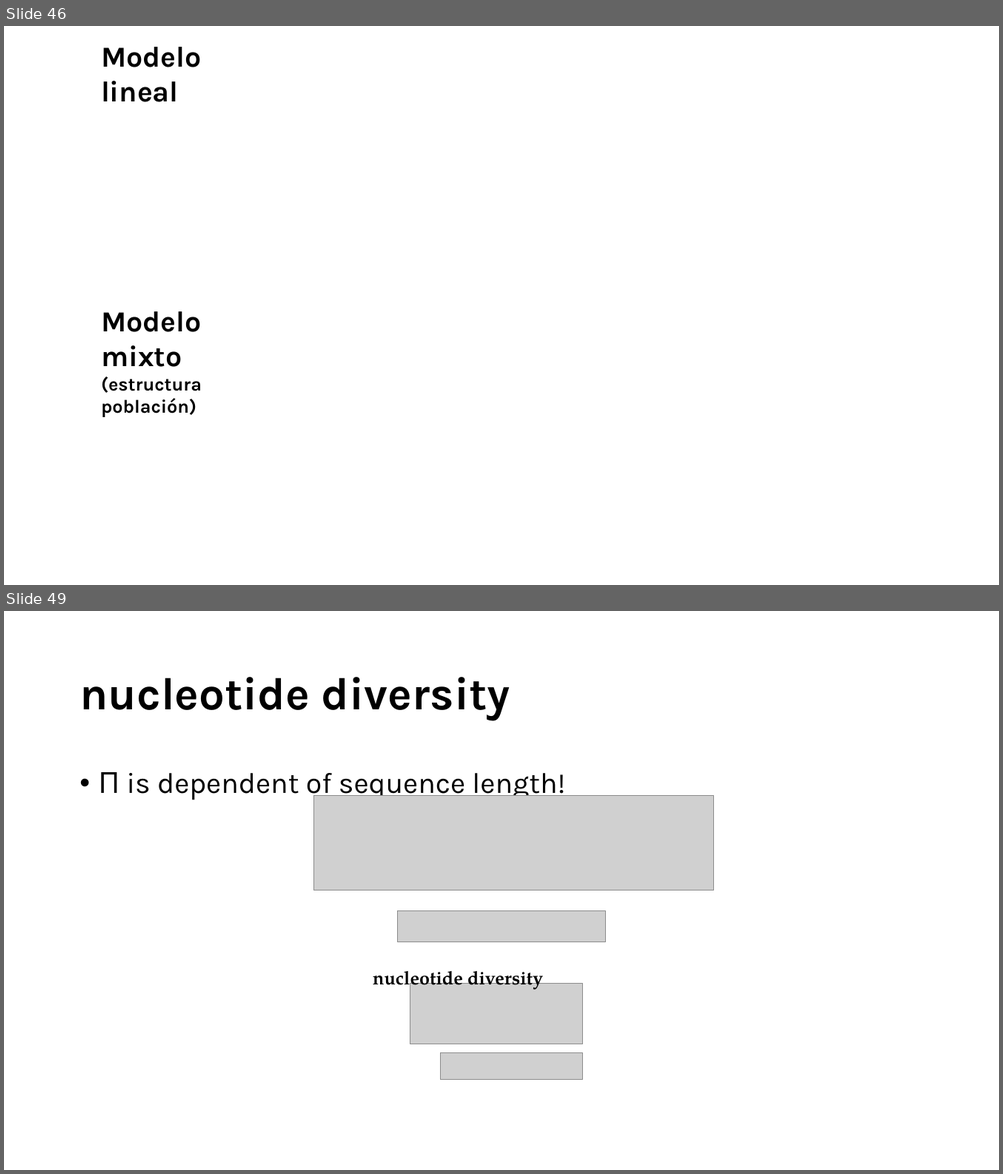
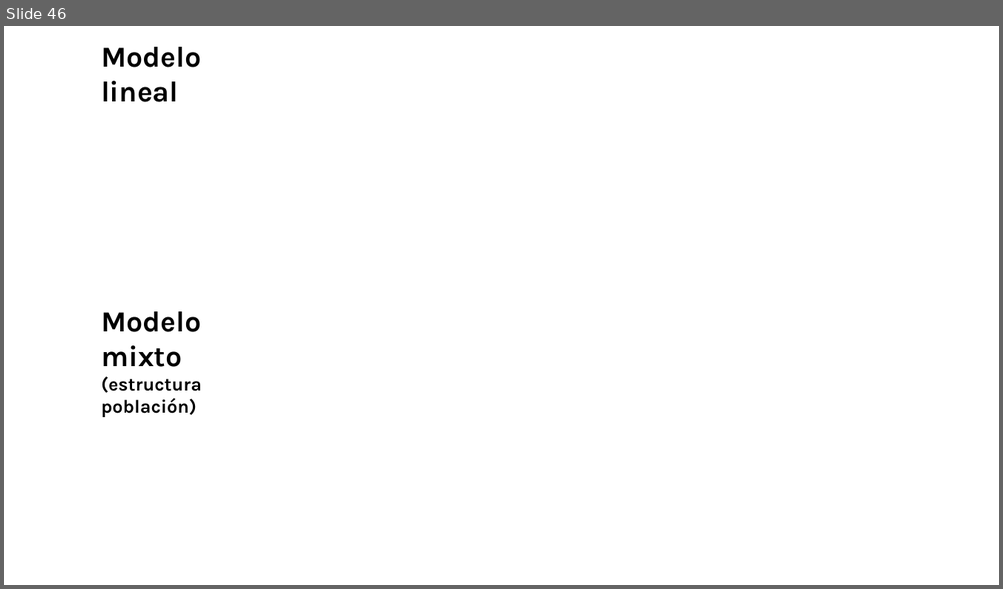
Before and after one commit to ccsosa/Evolutionary_genetics, a slide deck: Semana8/Molecular basis of evolution.pptx. Shown one above the other, each under a label of ours: slides 46 and 49 before the commit, slide 46 after it; the slides between them are not shown. The pictures are 1003x1174 and 1003x589 pixels, drawn with LibreOffice and Linux fonts; fonts in the diff are those of the drawing; grey boxes stand for pictures; background and template pictures are left out. Boxes give left, top, right and bottom in pixels: in the first picture for what was removed or moved away, otherwise in the second. Text is boxed around its words. In the diff, an @@ line names an element or a change of style, - is before the commit and + after.

```diff
--- a/Semana8/Molecular basis of evolution.pptx
+++ b/Semana8/Molecular basis of evolution.pptx
@@ slide 49 removed at <box>4,611,999,1170</box>, background #FFFFFF @@
@@ title removed at <box>79,677,510,721</box> @@
-nucleotide diversity
@@ text removed at <box>99,772,565,800</box> @@
-• Π is dependent of sequence length!
@@ picture removed at <box>314,796,714,891</box> @@
@@ picture removed at <box>398,911,606,943</box> @@
@@ text removed at <box>373,971,543,992</box> @@
-nucleotide diversity
@@ picture removed at <box>410,984,582,1045</box> @@
@@ picture removed at <box>441,1054,583,1079</box> @@
```
Also in this commit, not shown: 3 other slides removed, 1 other file.
